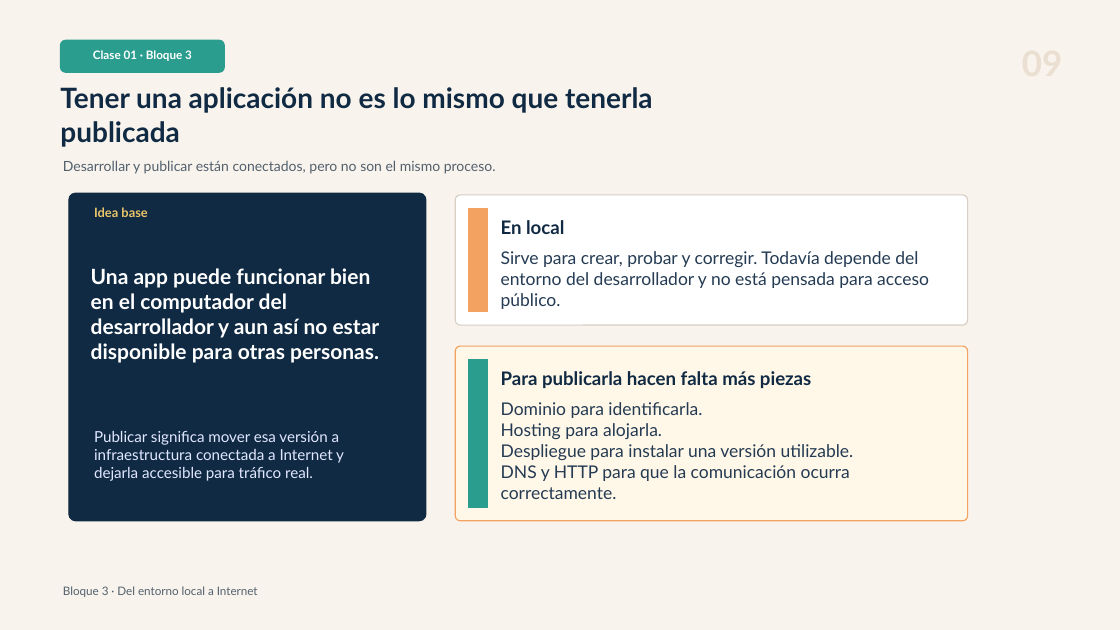
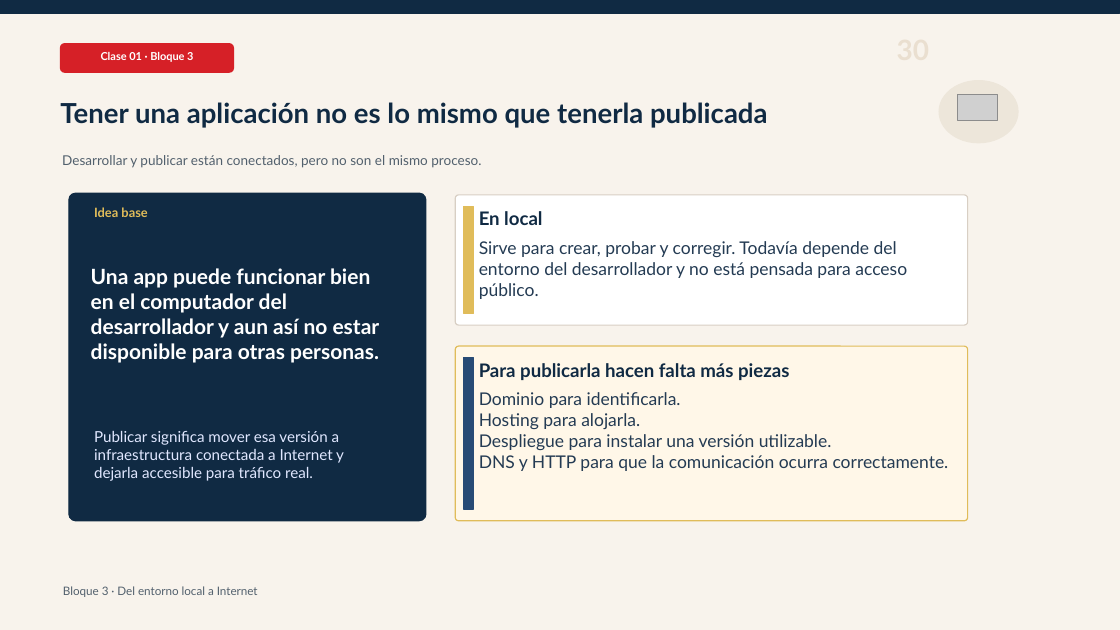
Before and after one commit to Dieg0Code/PRO301_Taller_de_Aplicaciones_para_Internet, a slide deck: slide 30 of clases/semana-01/01/ppt/Clase-01-Bloque-1-La-Web-No-Es-Magia.pptx. Drawn at 1120x630 pixels with LibreOffice and Linux fonts; fonts in the diff are those of the drawing; grey boxes stand for pictures. Boxes give left, top, right and bottom in pixels: in the first picture for what was removed or moved away, otherwise in the second. Text is boxed around its words. In the diff, an @@ line names an element or a change of style, - is before the commit and + after.

```diff
--- a/clases/semana-01/01/ppt/Clase-01-Bloque-1-La-Web-No-Es-Magia.pptx
+++ b/clases/semana-01/01/ppt/Clase-01-Bloque-1-La-Web-No-Es-Magia.pptx
@@ rectangle added at [0, 0, 1120, 13], fill #102A43, outline #102A43 1 pt @@
@@ rounded rectangle: place and size @@
-rounded rectangle at [60, 40, 224, 72]
+rounded rectangle at [60, 44, 234, 72]
@@ rounded rectangle at [60, 44, 234, 72]: fill #2A9D8F to #D62027; outline #2A9D8F 1 pt to #D62027 1 pt; proportions changed @@
@@ text "Clase 01 · Bloque 3" at [101, 52, 193, 62]: size 10 to 9.4 pt @@
@@ text "Tener una aplicación no es ..." at [60, 102, 768, 128]: size 24 to 23.6 pt @@
@@ ellipse added at [939, 81, 1018, 143], fill #EDE6DA, outline #EDE6DA 1 pt @@
@@ picture added at [958, 95, 998, 120] @@
@@ text "Desarrollar y publicar están conectados, ..." at [62, 155, 481, 168]: size 12 to 11.6 pt @@
@@ text "Idea base" at [94, 207, 147, 217]: text colour #E9C46A to #E0BC5A @@
@@ rounded rectangle at [455, 195, 968, 325]: proportions changed @@
@@ rectangle: place and size @@
-rectangle at [469, 208, 487, 312]
+rectangle at [464, 207, 474, 313]
@@ rectangle at [464, 207, 474, 313]: fill #F4A261 to #E0BC5A; outline #F4A261 1 pt to #E0BC5A 1 pt @@
@@ text "En local": place and size @@
-text "En local" at [501, 220, 564, 234]
+text "En local" at [479, 211, 542, 225]
@@ text "Sirve para crear, probar y ...": place and size @@
-text "Sirve para crear, probar y ..." at [501, 251, 929, 309]
+text "Sirve para crear, probar y ..." at [479, 241, 907, 299]
@@ rounded rectangle at [455, 346, 968, 521]: outline #F4A261 1 pt to #E0BC5A 1 pt; proportions changed @@
@@ rectangle: place and size @@
-rectangle at [469, 360, 487, 507]
+rectangle at [464, 358, 474, 509]
@@ rectangle at [464, 358, 474, 509]: fill #2A9D8F to #284B75; outline #2A9D8F 1 pt to #284B75 1 pt @@
@@ text "Para publicarla hacen falta más ...": place and size @@
-text "Para publicarla hacen falta más ..." at [501, 371, 811, 388]
+text "Para publicarla hacen falta más ..." at [479, 363, 789, 380]
@@ text "Dominio para identificarla." rewrapped from [501, 402, 854, 499] to [479, 392, 949, 471] @@
```
Also in this commit, not shown: 57 other slides changed, 3 slides added, 2 slides removed, 26 other files.
